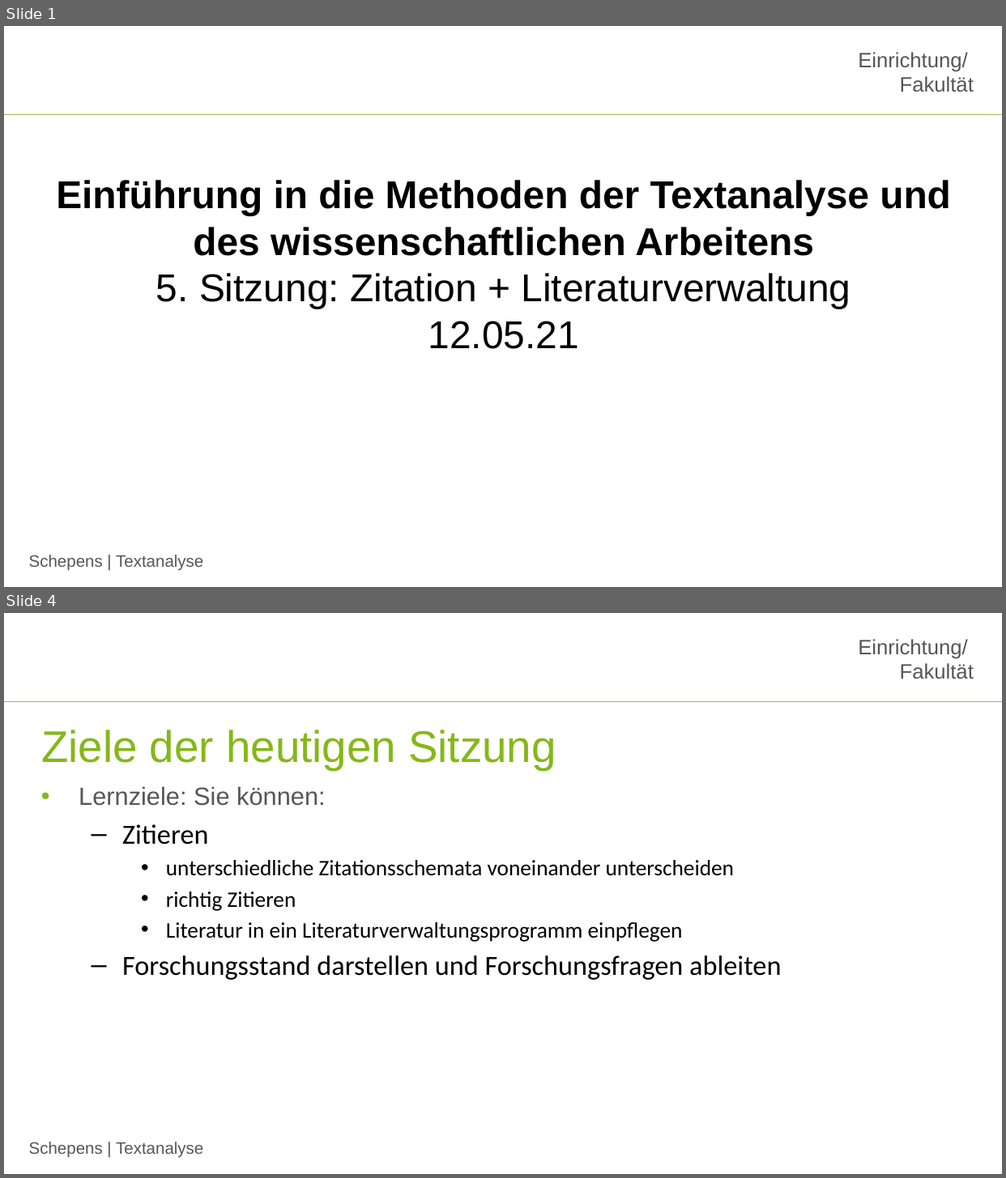
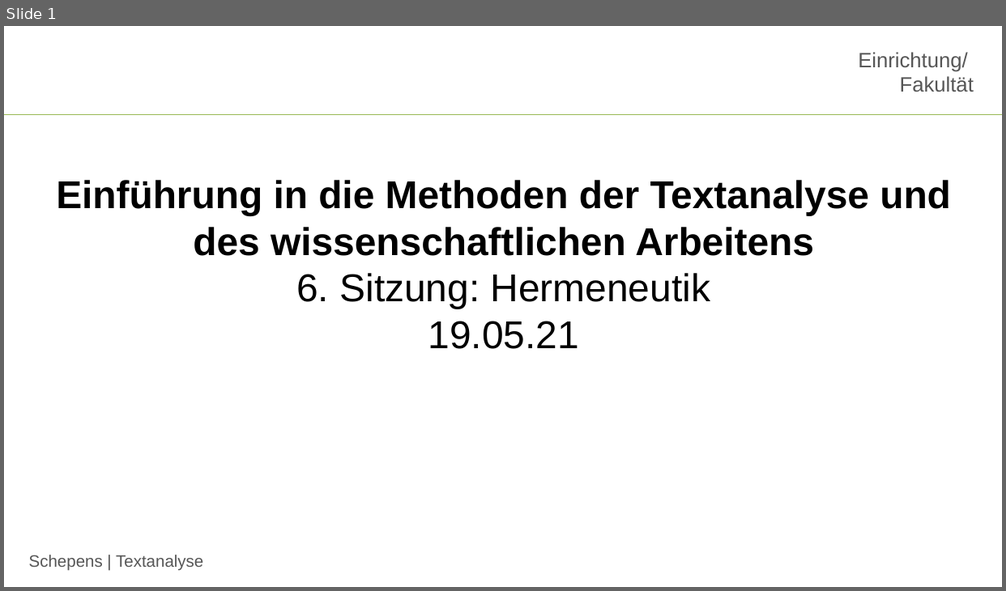
Before and after one commit to jobschepens/Textanalyse, a slide deck: folien/week5.pptx. Shown one above the other, each under a label of ours: slides 1 and 4 before the commit, slide 1 after it; the slides between them are not shown. The pictures are 1006x1178 and 1006x591 pixels, drawn with LibreOffice and Linux fonts; fonts in the diff are those of the drawing; background and template pictures are left out. Boxes give left, top, right and bottom in pixels: in the first picture for what was removed or moved away, otherwise in the second. Text is boxed around its words. In the diff, an @@ line names an element or a change of style, - is before the commit and + after.

```diff
--- a/folien/week5.pptx
+++ b/folien/week5.pptx
@@ slide 4 removed at [4, 613, 1002, 1174], background #FFFFFF; not listed: 3 template elements that a slide beside it also shows @@
@@ title removed at [41, 730, 556, 770] @@
-Ziele der heutigen Sitzung
@@ text removed at [79, 786, 781, 980] @@
-• Lernziele: Sie können:
-  – Zitieren
-    • unterschiedliche Zitationsschemata voneinander unterscheiden
-    • richtig Zitieren
-    • Literatur in ein Literaturverwaltungsprogramm einpflegen
-  – Forschungsstand darstellen und Forschungsfragen ableiten
@@ slide 1 changed as well @@
@@ text at [296, 273, 710, 349]: text changed @@
-5. Sitzung: Zitation + Literaturverwaltung
-12.05.21
+6. Sitzung: Hermeneutik
+19.05.21
```
Also in this commit, not shown: 3 other slides changed, 20 slides added, 10 other slides removed, 1 other file.
